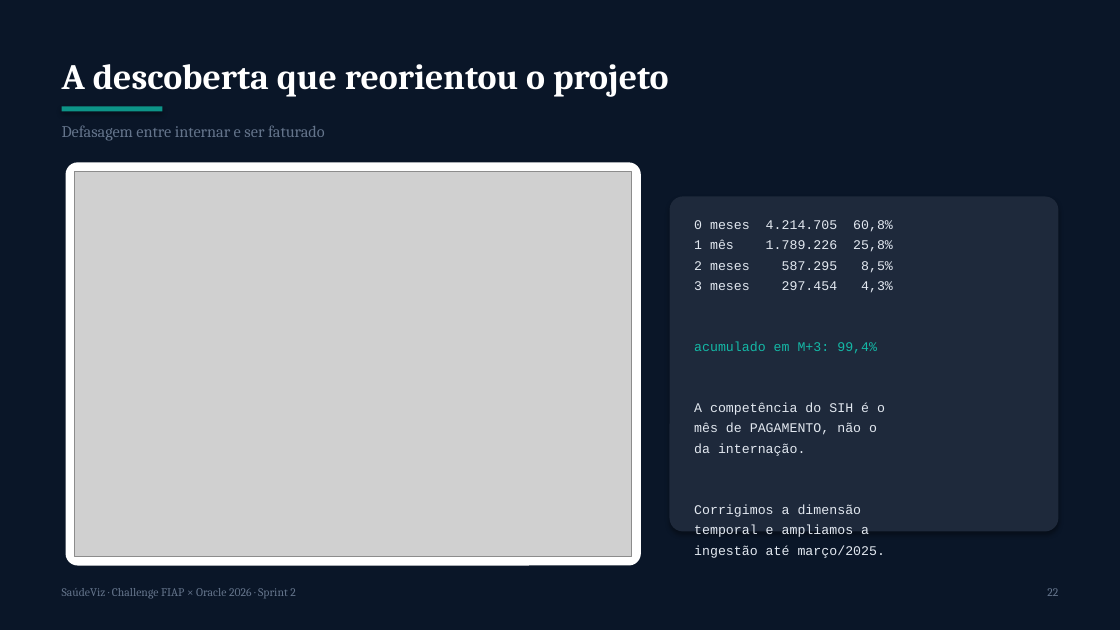
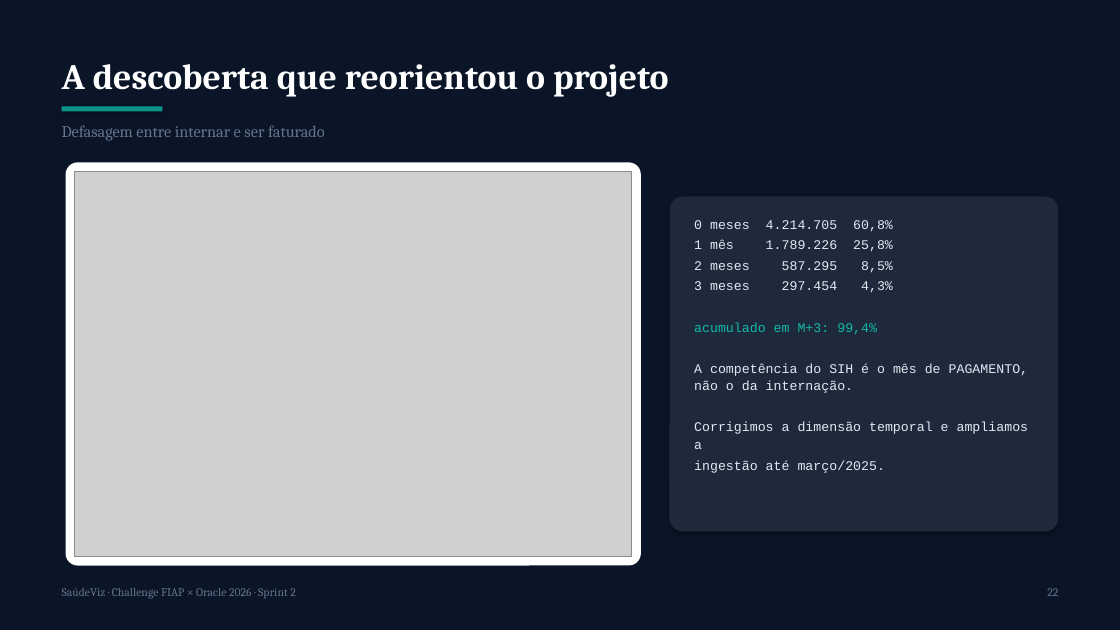
Before and after one commit to rm569173/saudeviz, a slide deck: slide 22 of EC_Sprint_2_1TSCO_EvidenciasConstrucao_SaudeViz_Lucas_Colen.pptx. Drawn at 1120x630 pixels with LibreOffice and Linux fonts; fonts in the diff are those of the drawing; grey boxes stand for pictures. Boxes give left, top, right and bottom in pixels: in the first picture for what was removed or moved away, otherwise in the second. Text is boxed around its words. In the diff, an @@ line names an element or a change of style, - is before the commit and + after.

```diff
--- a/EC_Sprint_2_1TSCO_EvidenciasConstrucao_SaudeViz_Lucas_Colen.pptx
+++ b/EC_Sprint_2_1TSCO_EvidenciasConstrucao_SaudeViz_Lucas_Colen.pptx
@@ text at bbox=[694, 363, 1029, 449]: text changed @@
-A competência do SIH é o
-mês de PAGAMENTO, não o
-da internação.
-Corrigimos a dimensão
-temporal e ampliamos a
+A competência do SIH é o mês de PAGAMENTO, não o da internação.
+Corrigimos a dimensão temporal e ampliamos a
```
Also in this commit, not shown: 8 other slides changed, 1 slide added, 5 other files.
